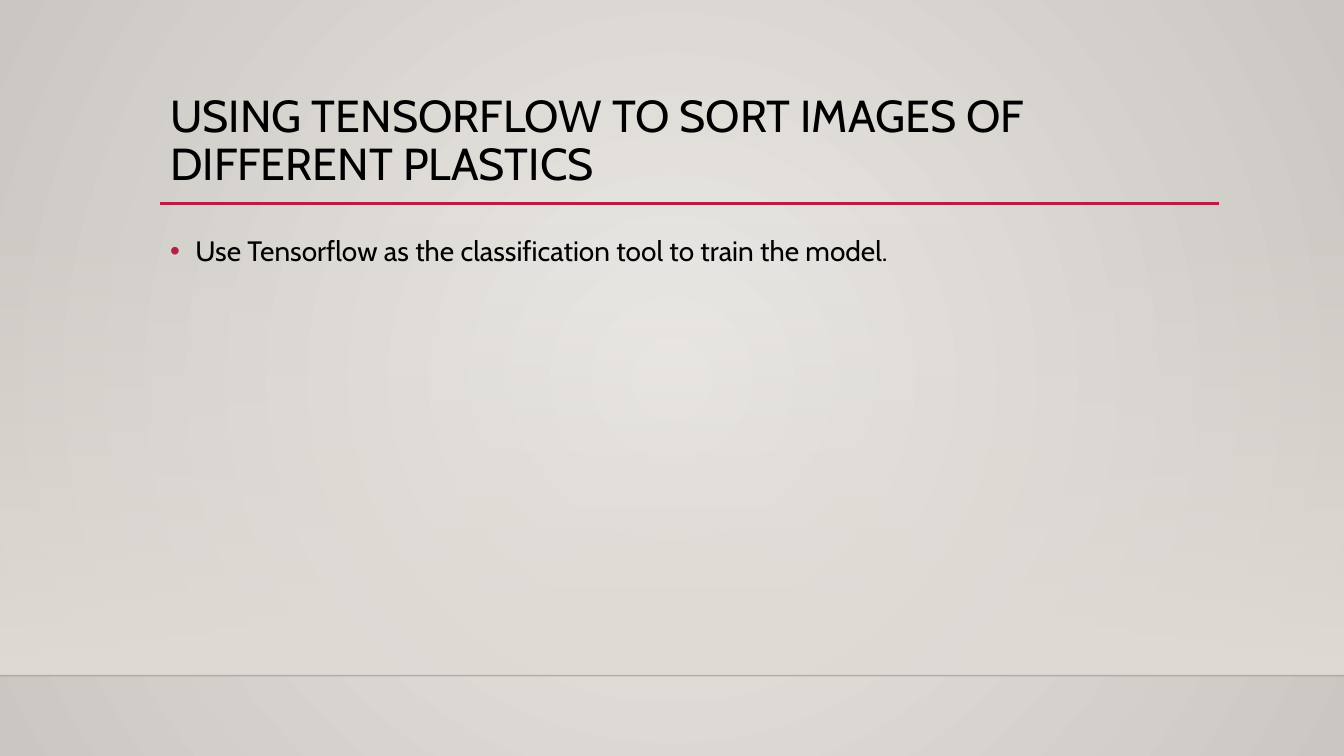
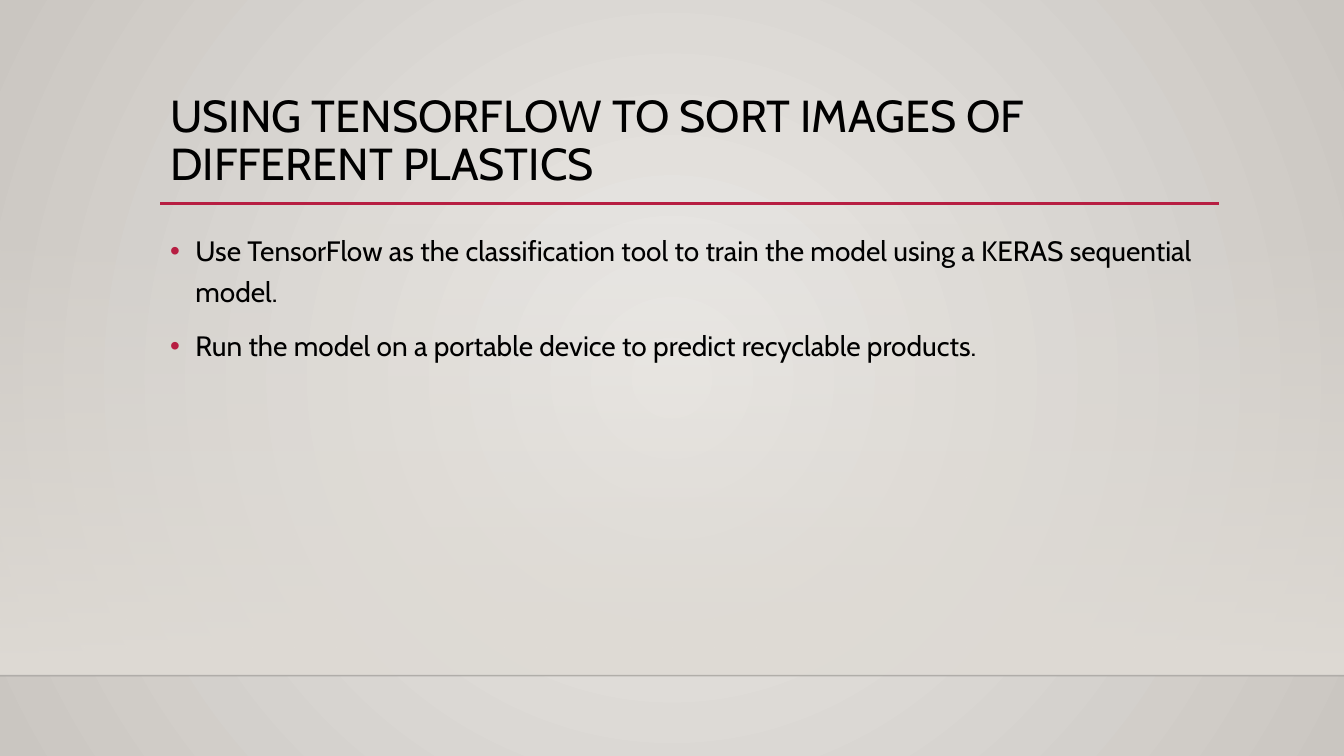
Before and after one commit to dmulder/CS6470_final, a slide deck: slide 3 of Final Project.pptx. Drawn at 1344x756 pixels with LibreOffice and Linux fonts; fonts in the diff are those of the drawing; background and template pictures are left out. Boxes give left, top, right and bottom in pixels: in the first picture for what was removed or moved away, otherwise in the second. Text is boxed around its words. In the diff, an @@ line names an element or a change of style, - is before the commit and + after.

Commit message:
Progress

```diff
--- a/Final Project.pptx
+++ b/Final Project.pptx
@@ text at bbox=[195, 240, 1192, 363]: text changed @@
-• Use Tensorflow as the classification tool to train the model.
+• Use TensorFlow as the classification tool to train the model using a KERAS sequential model.
+• Run the model on a portable device to predict recyclable products.
```
Also in this commit, not shown: 1 other slide changed, 2 slides added.
